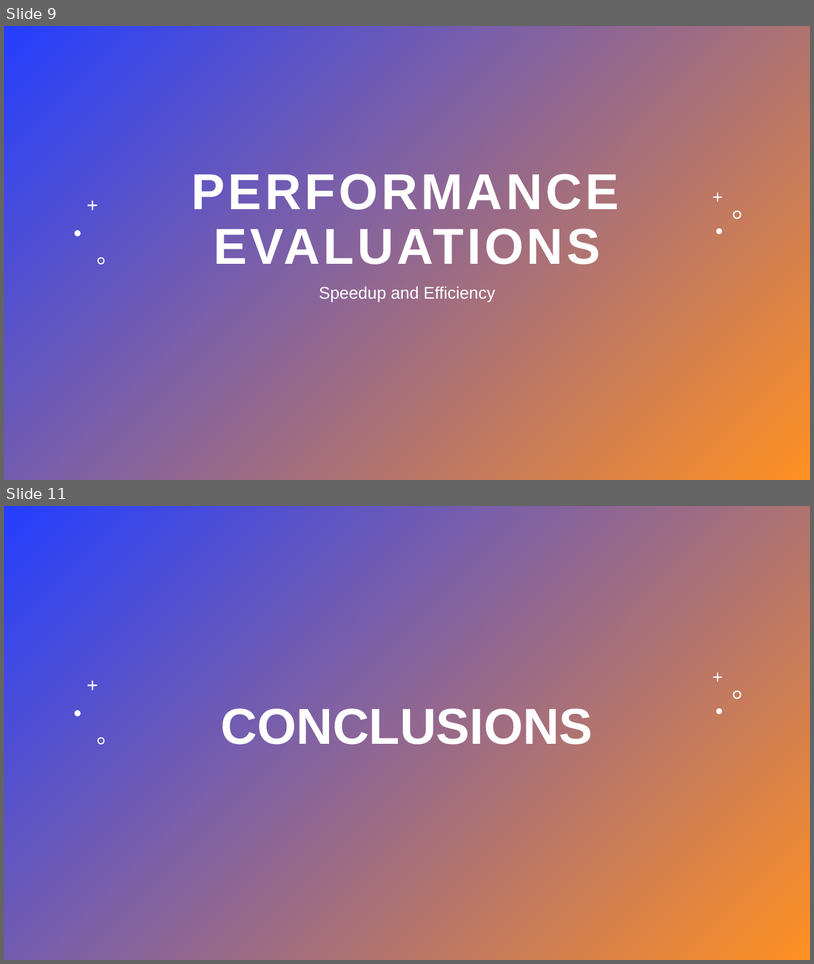
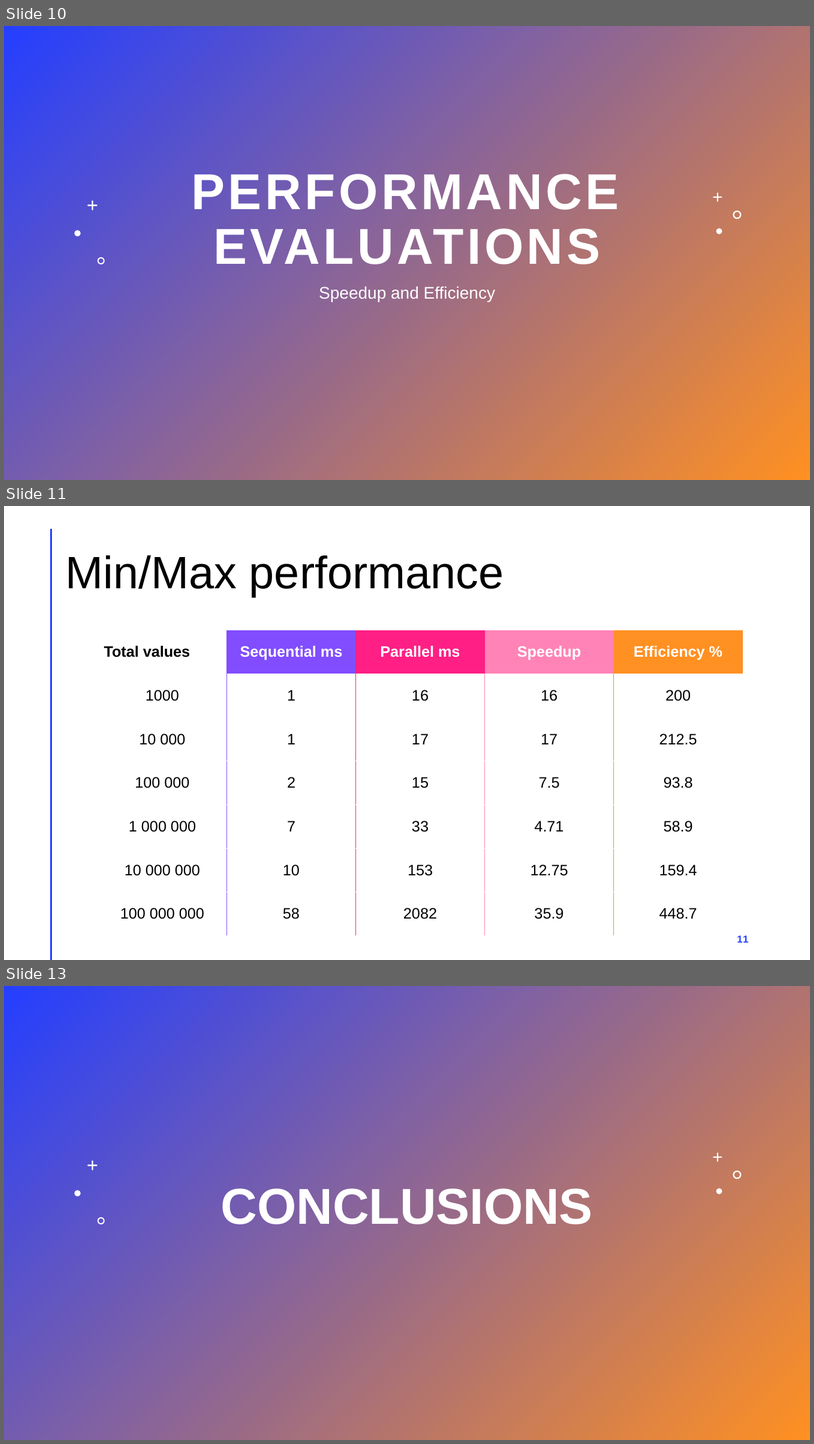
Before and after one commit to Bass4Nation/P-D-Prog-assignment, a slide deck: Project-6-Presentation.pptx. Shown one above the other, each under a label of ours: slides 9 and 11 before the commit, slides 10, 11 and 13 after it; the slides between them are not shown. The pictures are 814x964 and 814x1444 pixels, drawn with LibreOffice and Linux fonts; fonts in the diff are those of the drawing. Boxes give left, top, right and bottom in pixels: in the first picture for what was removed or moved away, otherwise in the second. Text is boxed around its words. In the diff, an @@ line names an element or a change of style, - is before the commit and + after.

```diff
--- a/Project-6-Presentation.pptx
+++ b/Project-6-Presentation.pptx
@@ slide 11 added at (4,506,810,960), background #FFFFFF @@
@@ line added from (51, 529) to (51, 959), #FF9022 2 pt @@
@@ title added at (65,555,504,597), 54 pt, text #000000 @@
+Min/Max performance
@@ table added at (98,630,742,936), 7 rows, 5 columns @@
+Total values | Sequential ms | Parallel ms | Speedup | Efficiency %
+1000 | 1 | 16 | 16 | 200
+10 000 | 1 | 17 | 17 | 212.5
+100 000 | 2 | 15 | 7.5 | 93.8
+1 000 000 | 7 | 33 | 4.71 | 58.9
+10 000 000 | 10 | 153 | 12.75 | 159.4
+100 000 000 | 58 | 2082 | 35.9 | 448.7
@@ page number added at (737,935,749,942), 12 pt, text #243FFF, bold @@
+11
@@ what was slide 9 is now slide 10 @@
@@ what was slide 11 is now slide 13 @@
```
Also in this commit, not shown: 4 slides changed, 6 other slides added, 5 slides removed.
